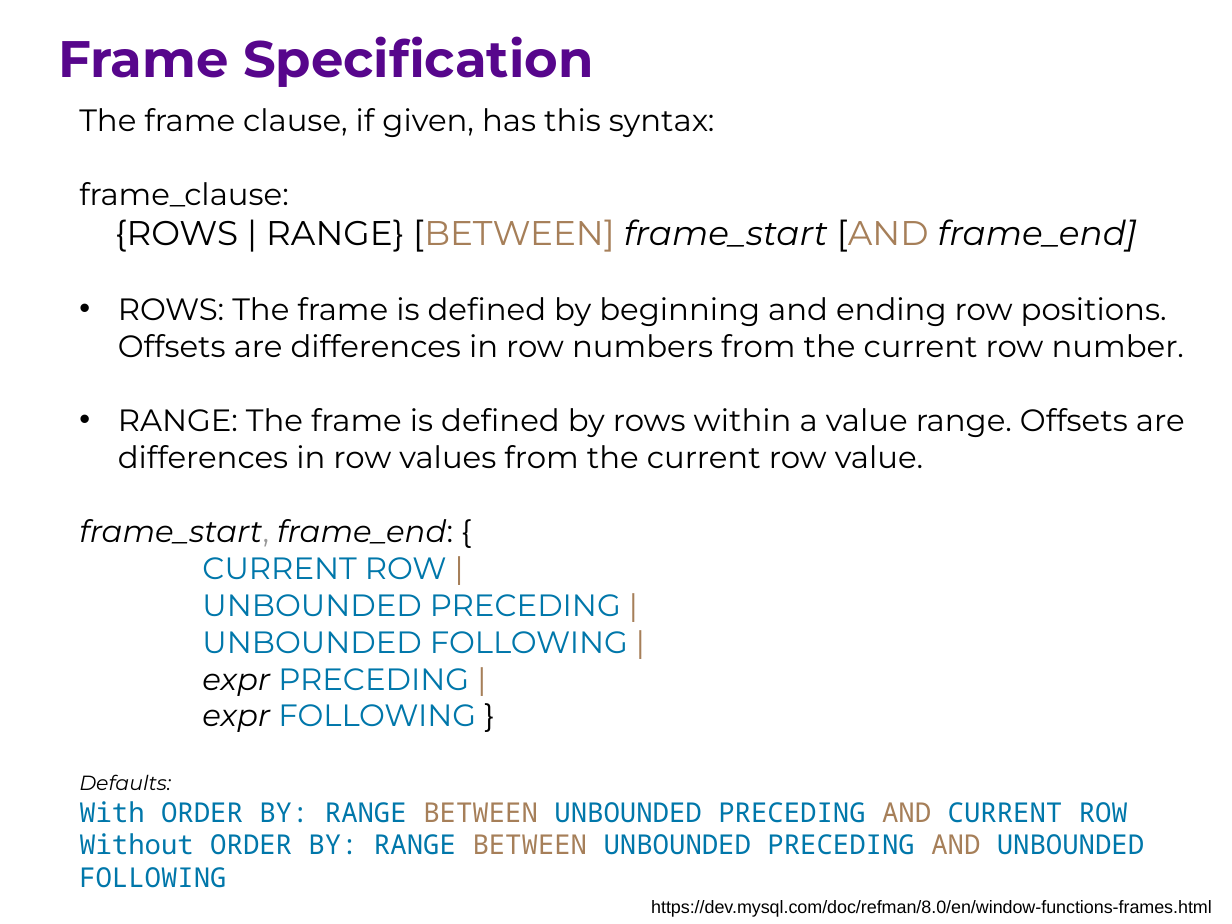
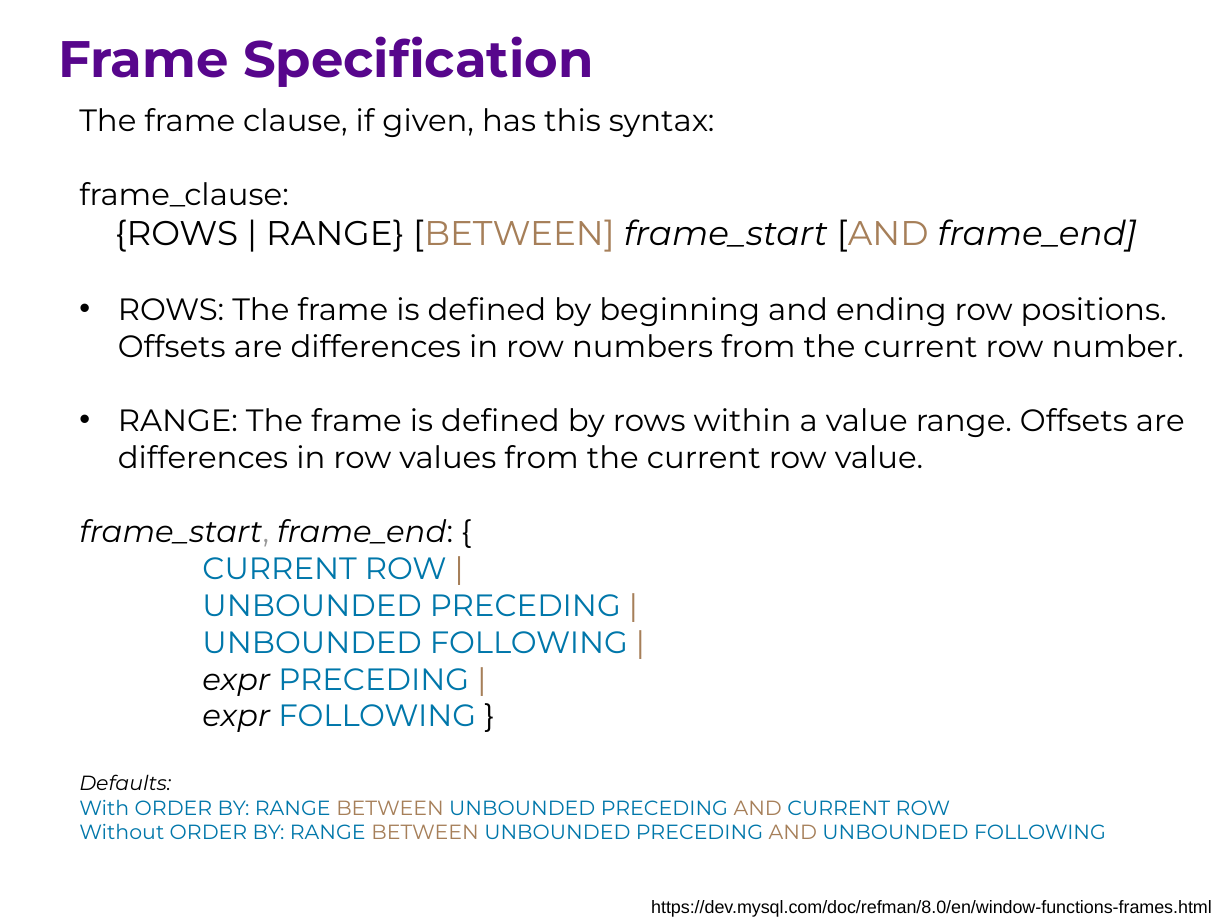
Before and after one commit to ipeirotis/introduction-to-databases, a slide deck: slide 20 of session7/G-Window_queries.pptx. Drawn at 1232x924 pixels with LibreOffice and Linux fonts; fonts in the diff are those of the drawing. Boxes give left, top, right and bottom in pixels: in the first picture for what was removed or moved away, otherwise in the second. Text is boxed around its words. In the diff, an @@ line names an element or a change of style, - is before the commit and + after.

```diff
--- a/session7/G-Window_queries.pptx
+++ b/session7/G-Window_queries.pptx
@@ text at (79, 799, 1106, 839): size 16 to 12 pt, font Noto Sans Mono to Montserrat in "With ORDER BY: RANGE BETWEEN UNBOUNDED PRECEDING ...", "Without ORDER BY: RANGE BETWEEN UNBOUNDED PRECEDING ..." @@
```
Also in this commit, not shown: 1 other slide changed.
